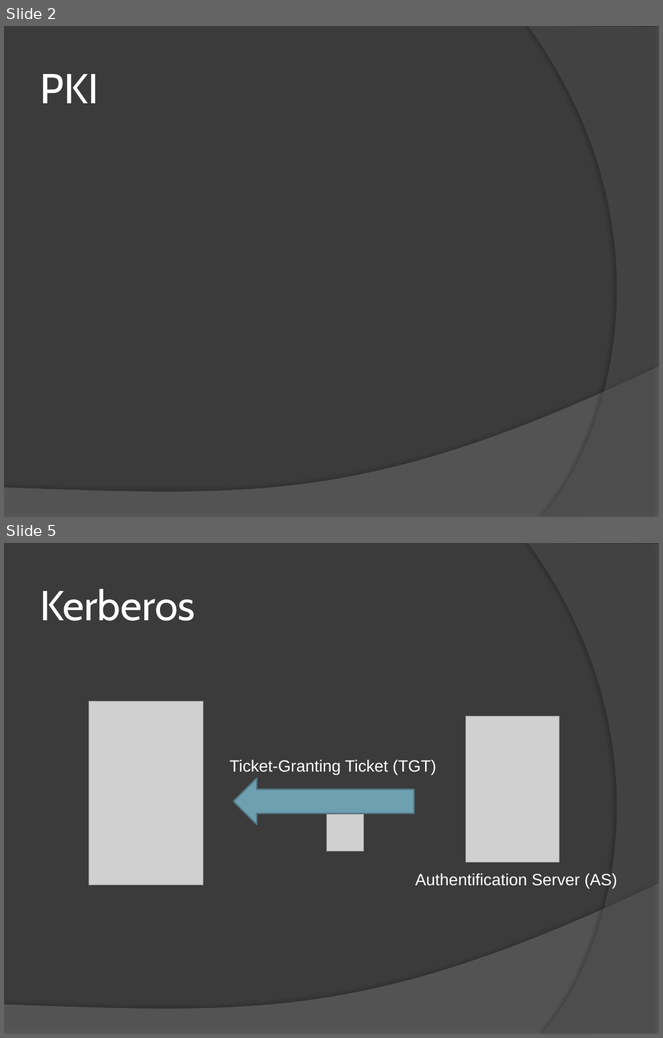
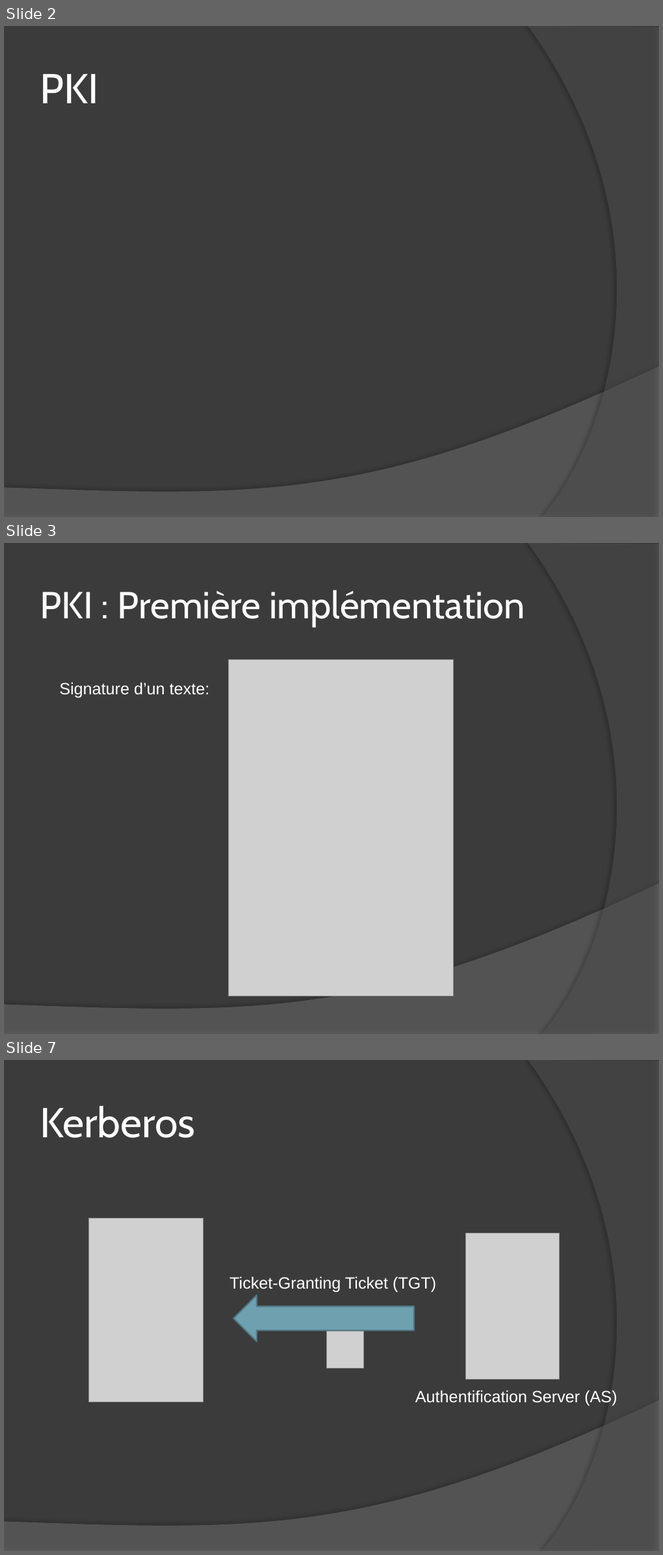
Before and after one commit to Musaran/pkimobile, a slide deck: Powerpoint/projetsynthese.pptx. Shown one above the other, each under a label of ours: slides 2 and 5 before the commit, slides 2, 3 and 7 after it; the slides between them are not shown. The pictures are 663x1038 and 663x1555 pixels, drawn with LibreOffice and Linux fonts; fonts in the diff are those of the drawing; grey boxes stand for pictures. Boxes give left, top, right and bottom in pixels: in the first picture for what was removed or moved away, otherwise in the second. Text is boxed around its words. In the diff, an @@ line names an element or a change of style, - is before the commit and + after.

```diff
--- a/Powerpoint/projetsynthese.pptx
+++ b/Powerpoint/projetsynthese.pptx
@@ slide 3 added at [4,543,659,1034], background #3B3B3B; not listed: 2 template elements that a slide beside it also shows @@
@@ title added at [40,590,525,627], 41.4 pt, text #FFFFFF @@
+PKI : Première implémentation
@@ picture added at [229,659,453,997] @@
@@ text added at [59,682,210,698], 18 pt, text #FFFFFF @@
+Signature d’un texte:
@@ what was slide 5 is now slide 7 @@
```
Also in this commit, not shown: 2 slides changed, 2 other slides added.
